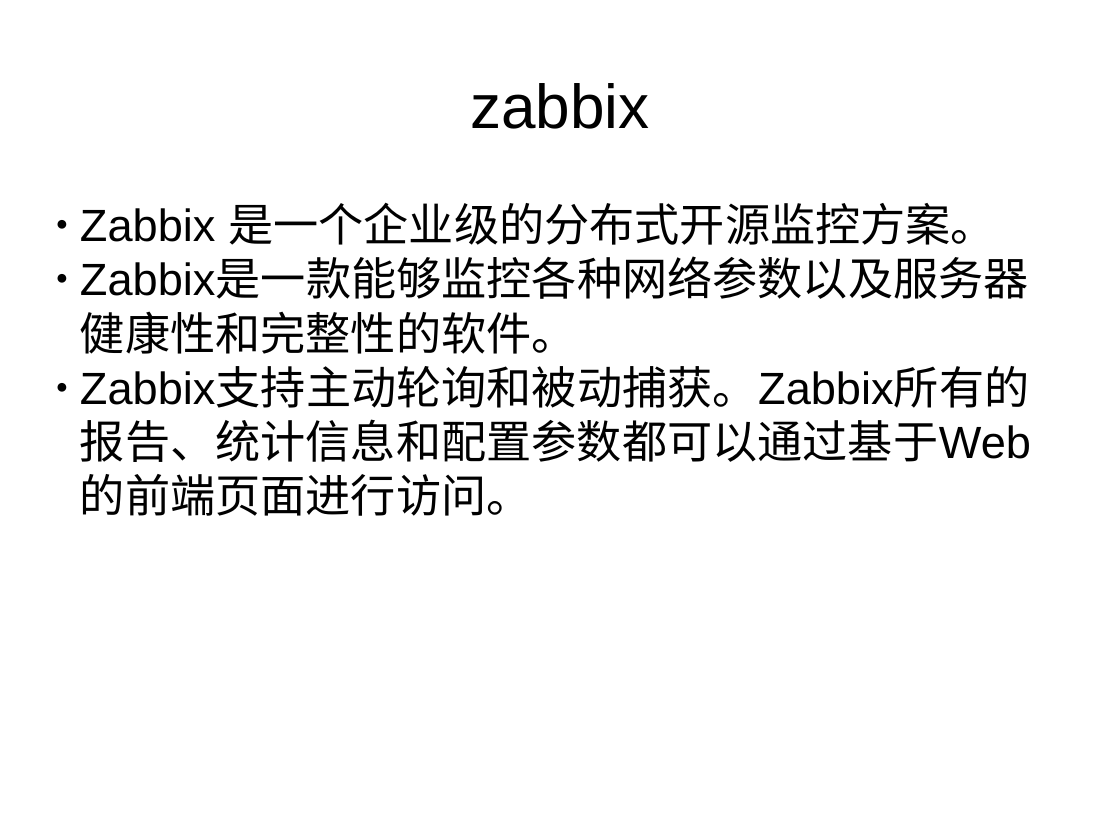
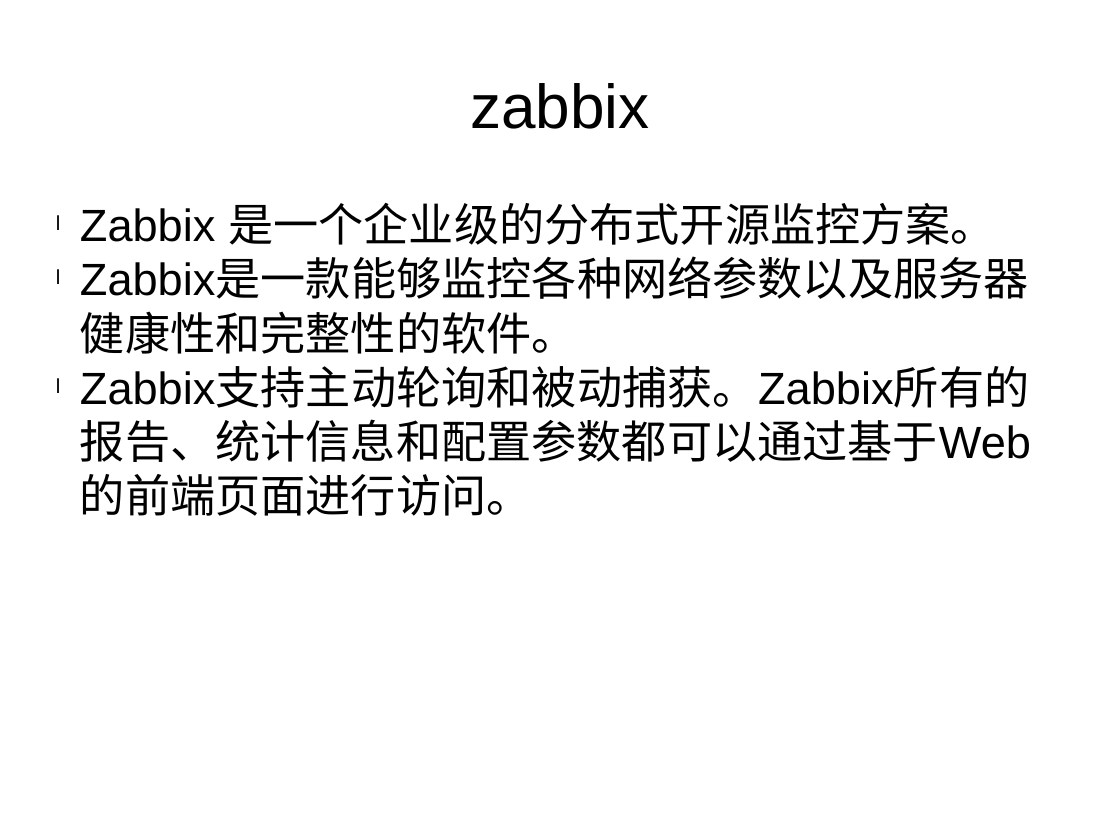
Before and after one commit to morro-wind/Tools, a slide deck: slide 3 of Basic environment.pptx. Drawn at 1120x840 pixels with LibreOffice and Linux fonts; fonts in the diff are those of the drawing. Boxes give left, top, right and bottom in pixels: in the first picture for what was removed or moved away, otherwise in the second. Text is boxed around its words. In the diff, an @@ line names an element or a change of style, - is before the commit and + after.

```diff
--- a/Basic environment.pptx
+++ b/Basic environment.pptx
@@ text "Zabbix 是一个企业级的分布式开源监控方案。" at (80, 203, 1031, 516): bullet ● to l @@
```
Also in this commit, not shown: 3 other slides changed, 13 slides added.
